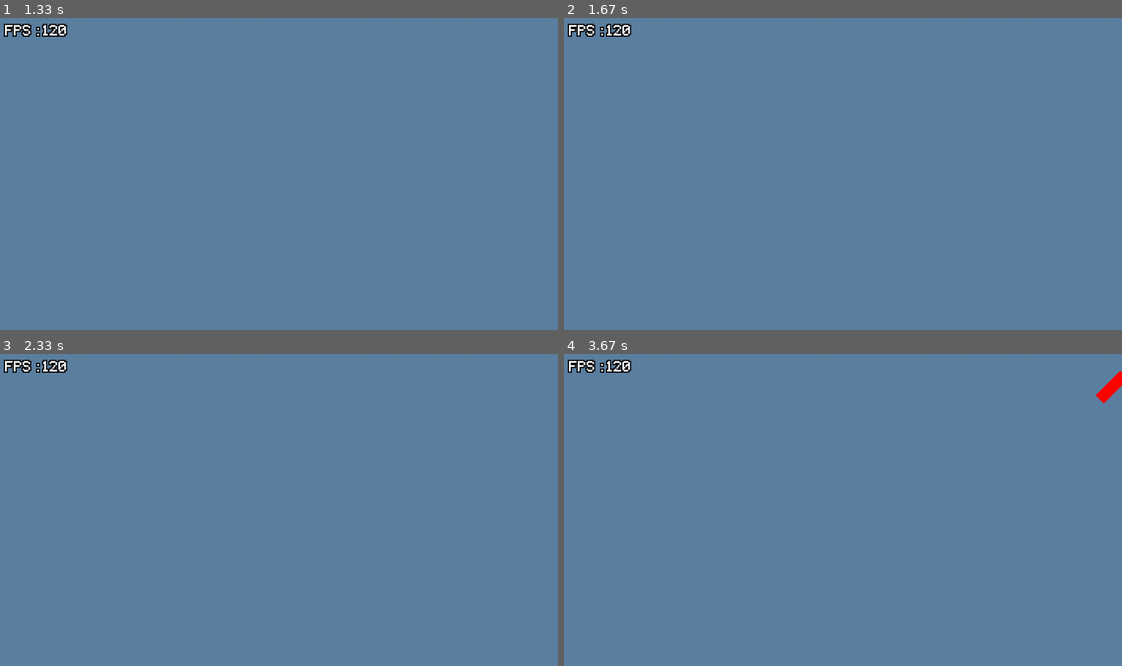
Above: before the commit, frames 1-4 (two rows, left to right).
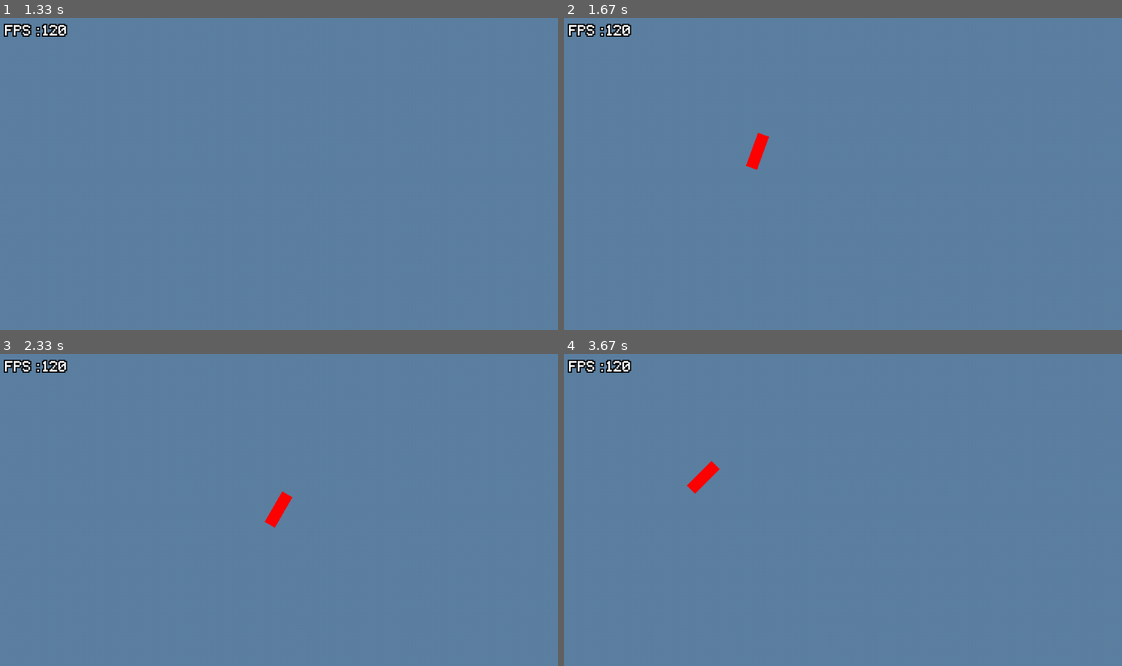
Above: after the commit, the same moments.

Repository: mementojunior123/pygame_framework
Game: pygame game, started from main.py
The game is run twice, just before and just after one commit, with the same random seed, the same clock (stepped at 60 frames per second) and the same inputs.
Inputs (mouse positions are in pixels of both pictures, inside the frame that each line leads up to):
- Up to frame 1 (1.33 s): click (279, 305) at 0.38 s; tap E at 0.67 s; hold D from 1 s (still down)
- Up to frame 2 (1.67 s): release D at 1.47 s; hold W from 1.5 s (still down); tap E at 1.65 s
- Up to frame 3 (2.33 s): release W at 1.8 s; hold D 1.83-2.3 s
- Up to frame 4 (3.67 s): hold A 2.33-2.87 s; hold S 2.9-3.2 s; tap E at 3.05 s; hold A 3.23-3.63 s

Frame 1 is identical in both runs. In frame 2, 0.2% of the frame differs, in the area x 32-37%, y 36-49%; in frame 3, 0.3%; in frame 4, 0.5%, in the area x 21-100%, y 5-45%.

Commit message:
Tests passed

Diff:
--- a/core/core.py
+++ b/core/core.py
@@ -13,7 +13,7 @@
 from game.game_module import Game
 from core.task_scheduler import TaskScheduler
 from utils.tween_module import TweenTrack, TweenChain
-
+from utils.animation import AnimationTrack
 import sys
 import platform
 from typing import Any
@@ -183,6 +183,7 @@
         TweenChain.update_all()
         self.update_delta_stream()
         self.bg_manager.update()
+        AnimationTrack.update_all_elements()
 
     def update_delta_stream(self):
         target_lentgh = round(30 / self.dt)
--- a/game/test_player.py
+++ b/game/test_player.py
@@ -1,9 +1,10 @@
 import pygame
-
+from utils.animation import Animation
 from game.sprite import Sprite
 from utils.pivot_2d import Pivot2D
 
 class TestPlayer(Sprite):
+    test_anim : Animation = Animation.get_animation("test")
     active_elements : list['TestPlayer'] = []
     inactive_elements : list['TestPlayer'] = []
     #load assets
@@ -27,7 +28,8 @@
 
         element.pivot = Pivot2D(element._position, element.image, (0, 255, 0))
         element.pivot.pivot_offset = pygame.Vector2(-0, 30)
-
+        track = cls.test_anim.load(element)
+        track.play()
         cls.unpool(element)
         return element
 
--- a/utils/animation.py
+++ b/utils/animation.py
@@ -12,7 +12,7 @@
 
         new_data = [None for instruction in data]
         for i, value in enumerate(data):
-            instruction = AnimationInstruction(value)
+            instruction = AnimationInstruction.new(value)
             new_data[i] = instruction
 
         self.data : list[AnimationInstruction] = new_data
@@ -134,13 +134,31 @@
         self.last_value : Any|None = None
         self.timer : Timer|None = None
 
+    def get_anchor(self, sprite : 'Sprite', anchor : str|None):
+        if anchor is None:
+            return sprite.position
+        elif anchor == 'true':
+            return sprite.true_position
+        else:
+            return sprite.rect.__getattribute__(anchor)
+
+    def set_anchor(self, sprite : 'Sprite', anchor : str|None, position : pygame.Vector2):
+        if anchor is None:
+            sprite.position = position
+        elif anchor == 'true':
+            sprite.true_position = position
+        else:
+            sprite.move_rect(anchor, position)
+
     @staticmethod
     def new(data : dict) -> 'AnimationInstruction':
         anim_conversion_dict : dict[str, AnimationInstruction] = {
             "wait" : WaitInstruction,
             "delay" : DelayInstruction,
             "move_to" : MoveToInstruction,
-            "move_by" : MoveByInstruction
+            "move_by" : MoveByInstruction,
+            "slide_by" : SlideByInstruction,
+            "slide_to" : SlideToInstruction
         }
         instruction_type : str = data['type']
         if instruction_type in anim_conversion_dict:
@@ -357,7 +375,7 @@
     def execute(self, track: AnimationTrack):
         if not self.has_started:
             self.has_started = True
-            self.timer = Timer(self.time / self.time_scale)
+            self.timer = Timer(self.time, track.time_source, track.timer_factor)
             track.blocking_tasks.append(self)
 
         if self.timer.isover():
@@ -383,6 +401,7 @@
     def __init__(self, data):
         super().__init__(data)
         self.offset : pygame.Vector2 = pygame.Vector2(data['offset'])
+        self.last_value : None|pygame.Vector2 = None
 
     def execute(self, track: AnimationTrack):
         self.has_started = True
@@ -398,14 +417,80 @@
 
     def execute(self, track: AnimationTrack):
         self.has_started = True
-        if self.anchor is None:
-            track.target.position = self.target
-        elif self.anchor == 'true':
-            track.target.true_position = self.target
-        else:
-            track.target.move_rect(self.anchor, self.target)
+        self.set_anchor(track.target, self.anchor, self.target)
         self.has_ended = True
         return
+
+class SlideByInstruction(AnimationInstruction):
+    def __init__(self, data):
+        super().__init__(data)
+        self.offset : pygame.Vector2 = pygame.Vector2(data['offset'])
+        self.time : float = data['time']
+        self.easing_style : Callable[[float], float]
+        easing_style : str|Callable[[float], float] = data['easing_style']
+        if type(easing_style) == str:
+            self.easing_style = getattr(interpolation, easing_style)
+        else:
+            self.easing_style = easing_style
+
+    def execute(self, track: AnimationTrack):
+        if not self.has_started:
+            self.has_started = True
+            track.tasks.append(self)
+            self.timer = Timer(self.time, track.time_source, track.timer_factor)
+            self.start_value = pygame.Vector2(track.target.position)
+            self.last_value = pygame.Vector2(0,0)
+            return
+
+
+        alpha = self.timer.get_time() / self.timer.duration
+        if alpha > 1:
+            alpha = 1
+            self.has_ended = True
+
+        new_offset : pygame.Vector2 = interpolation.compatibilty_lerp((0, 0), self.offset, self.easing_style(alpha))
+        prev_offset : pygame.Vector2 = self.last_value
+        result : pygame.Vector2 = new_offset - prev_offset
+
+
+        track.target.position += result
+        self.last_value = new_offset
+
+        return
+
+class SlideToInstruction(AnimationInstruction):
+    def __init__(self, data):
+        super().__init__(data)
+        self.anchor : str|None = data['anchor']
+        self.target : pygame.Vector2 = pygame.Vector2(data['target'])
+
+        self.time : float = data['time']
+        self.easing_style : Callable[[float], float]
+        easing_style : str|Callable[[float], float] = data['easing_style']
+        if type(easing_style) == str:
+            self.easing_style = getattr(interpolation, easing_style)
+        else:
+            self.easing_style = easing_style
+
+    def execute(self, track: AnimationTrack):
+        if not self.has_started:
+            self.has_started = True
+            track.tasks.append(self)
+            self.timer = Timer(self.time, track.time_source, track.timer_factor)
+            self.start_value = self.get_anchor(track.target, self.anchor)
+
+        alpha = self.timer.get_time() / self.timer.duration
+        if alpha > 1:
+            alpha = 1
+            self.has_ended = True
+
+        new_pos : pygame.Vector2 = interpolation.lerp(self.start_value, self.target, self.easing_style(alpha))
+        self.set_anchor(track.target, self.anchor, new_pos)
+        print('upd')
+
+        return
+
+
 
 TEMPLATES = [
     {"type" : "move_by", "offset" : (0,0)},
@@ -426,9 +511,15 @@
              ]
 
 test_anim = [
-    {"type" : "move_by", "offset" : [50, 50]},
-    {"type" : "wait", "time" : 1},
-    {"type" : "move_to", "target" : [300, 300], "anchor" : None}
+    {"type" : "wait", "time" : 1}, #0
+    {"type" : "move_to", "target" : [300, 300], "anchor" : None}, #1
+    {"type" : "wait", "time" : 1}, #2
+    {"type" : "move_by", "offset" : [-150, -150]}, #3
+    {"type" : "delay", "index" : 0}, #4
+    {"type" : "slide_by", "offset" : [200, 200], "time" : 1.5, "easing_style" : interpolation.smoothstep}, #5
+    {"type" : "delay", "index" : 5}, #6
+    {"type" : "move_by", "offset" : [-200, -200]}, #7
+    {"type" : "slide_to", "target" : [0,0], "anchor" : "topleft", "time" : 2, "easing_style" : interpolation.quad_ease_in} #8
     ]
 
 
